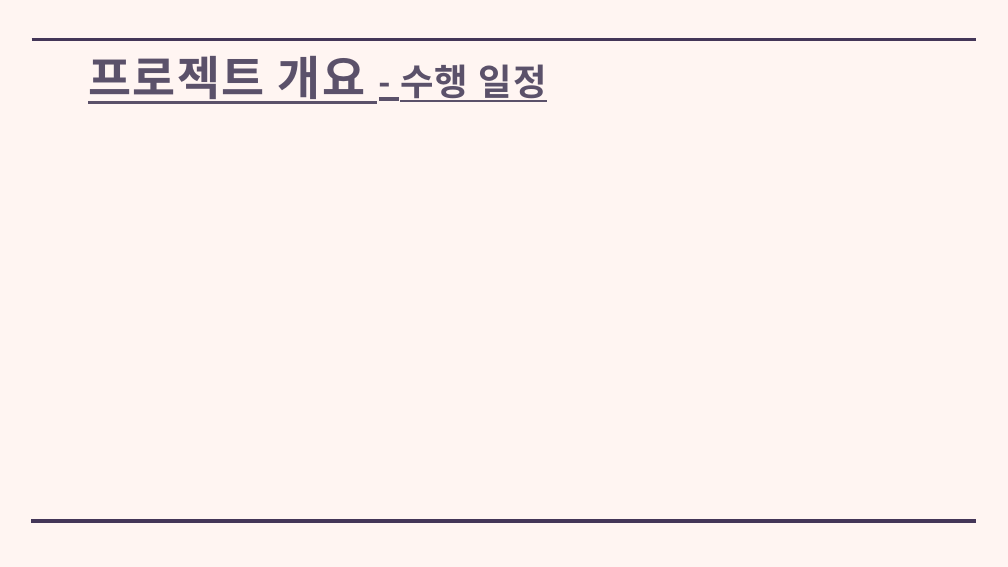
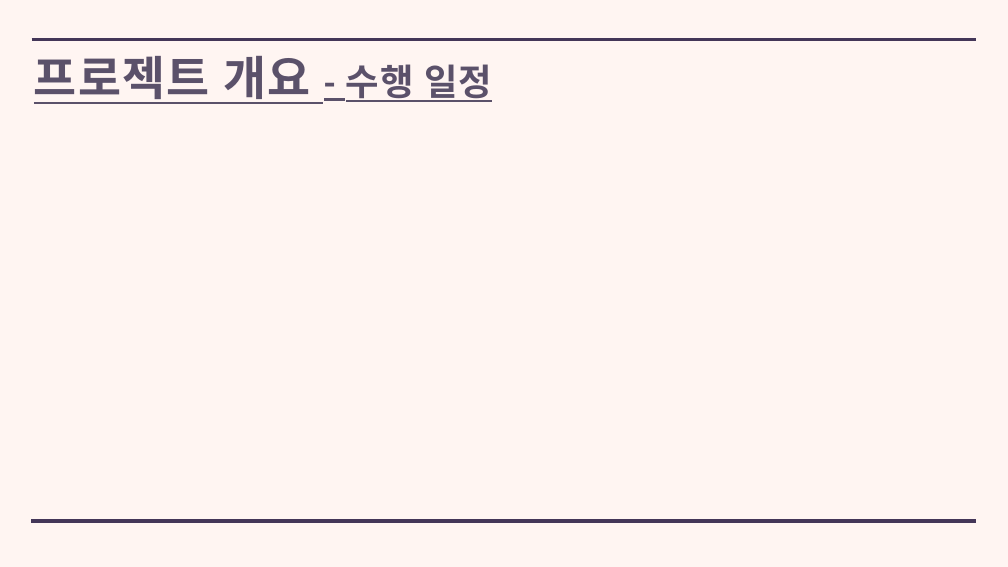
Before and after one commit to kuk0901/WingSpringBoot, a slide deck: slide 9 of ppt/WING_ 발표 PPT.pptx (slide 7 before the commit). Drawn at 1008x567 pixels with LibreOffice and Linux fonts; fonts in the diff are those of the drawing. Boxes give left, top, right and bottom in pixels: in the first picture for what was removed or moved away, otherwise in the second. Text is boxed around its words. In the diff, an @@ line names an element or a change of style, - is before the commit and + after.

```diff
--- a/ppt/WING_ 발표 PPT.pptx
+++ b/ppt/WING_ 발표 PPT.pptx
@@ title "프로젝트 개요 - 수행 일정": place and size @@
-title "프로젝트 개요 - 수행 일정" at (88, 56, 547, 104)
+title "프로젝트 개요 - 수행 일정" at (34, 56, 492, 104)
```
Also in this commit, not shown: 7 other slides changed, 5 slides added, 1 slide removed, 41 other files.
